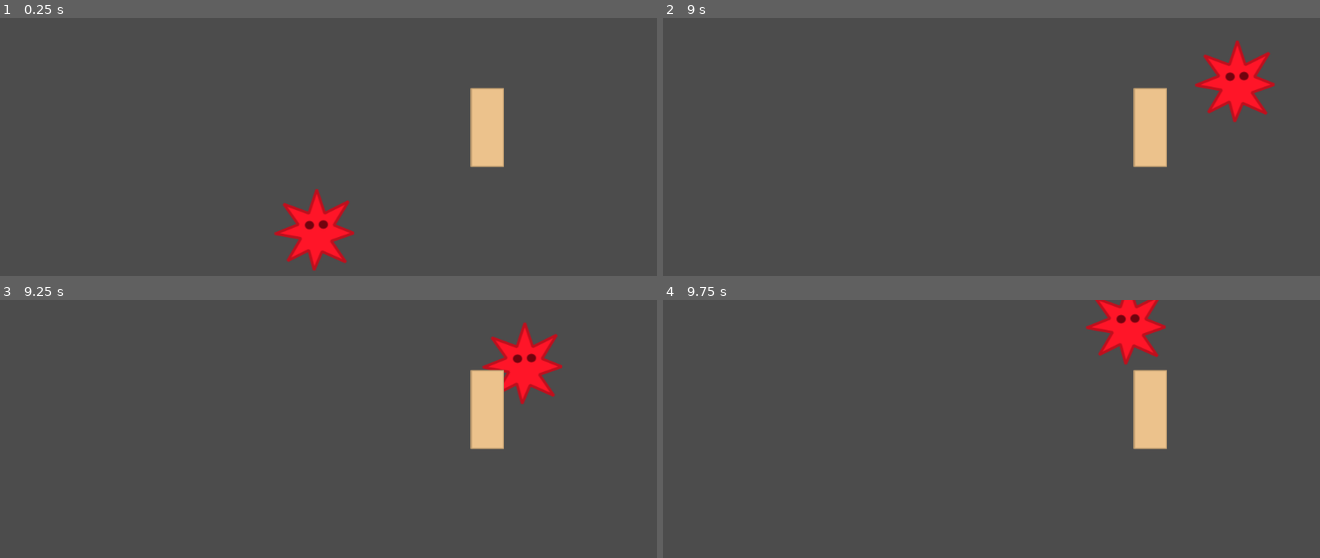
Above: before the commit, frames 1-4 (two rows, left to right).
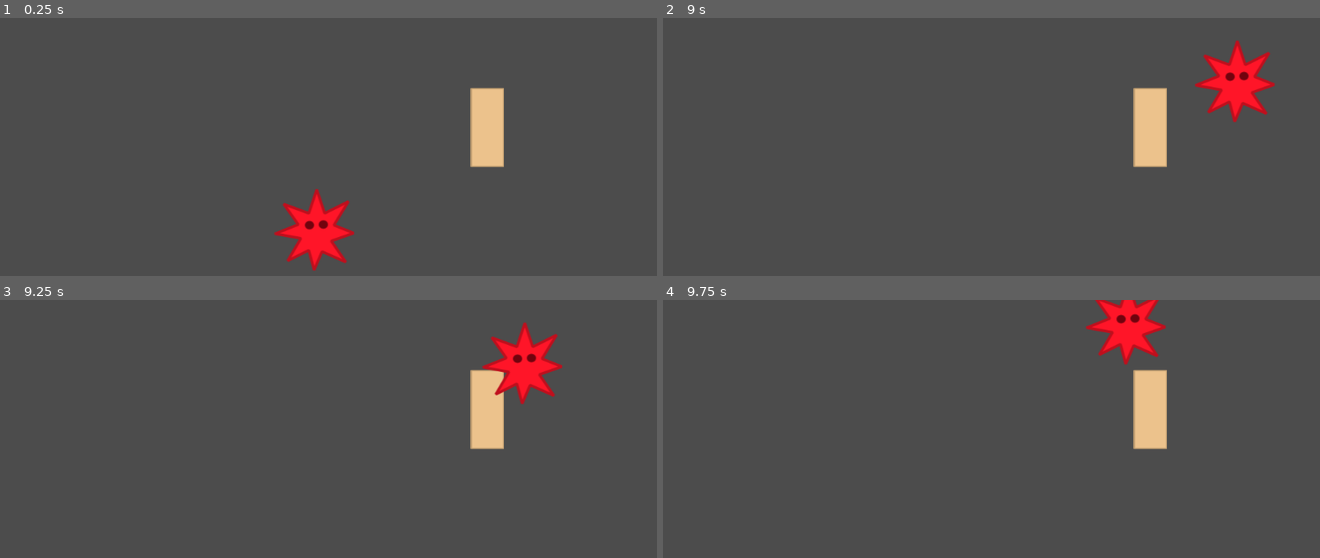
Above: after the commit, the same moments.

Repository: mariothedog/Epidemic-Simulator
Game: Godot game, scene res://Levels/Level 1.tscn
Two runs of this game, one before a commit and one after it. Both use one fixed random seed, a clock stepped at 60 frames per second and the inputs below.
Inputs:
- Up to frame 1 (0.25 s): no input
- Up to frame 2 (9 s): tap Enter at 0.5, 3.5, 7.25 s; hold W (move_up) 0.53-2.03 s; hold A (move_left) 2.03-3.53 s; tap Space at 2.75, 6.5, 8 s; hold S (move_down) 3.53-4.28 s; hold D (move_right) 4.28-5.03 s; hold W (move_up) 5.03-5.78 s; hold D (move_right) 5.78-8.03 s; hold S (move_down) 8.03-8.78 s; hold A (move_left) from 8.78 s (still down)
- Up to frame 3 (9.25 s): keep holding A (move_left)
- Up to frame 4 (9.75 s): release A (move_left) at 9.53 s; hold W (move_up) from 9.53 s (still down)

Frames 1-2 are identical in both runs. In frame 3, less than 0.1% of the frame differs, in the area x 74-77%, y 26-38%; in frame 4, nothing differs.

Commit message:
Changed the drawing order

Diff:
--- a/Levels/Level 1.tscn
+++ b/Levels/Level 1.tscn
@@ -5,8 +5,8 @@
 
 [node name="Level 1" type="Node2D"]
 
+[node name="Human" parent="." instance=ExtResource( 2 )]
+position = Vector2( 738, 166 )
+
 [node name="Player" parent="." instance=ExtResource( 1 )]
 position = Vector2( 476, 321 )
-
-[node name="Human" parent="." instance=ExtResource( 2 )]
-position = Vector2( 738, 166 )
